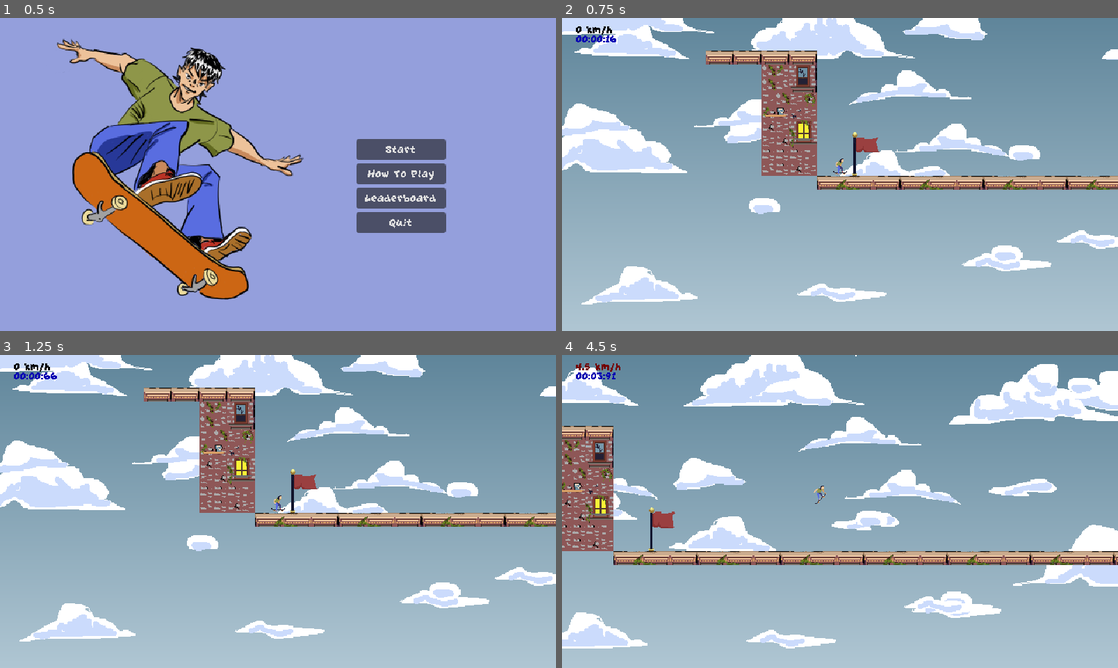
Above: before the commit, frames 1-4 (two rows, left to right).
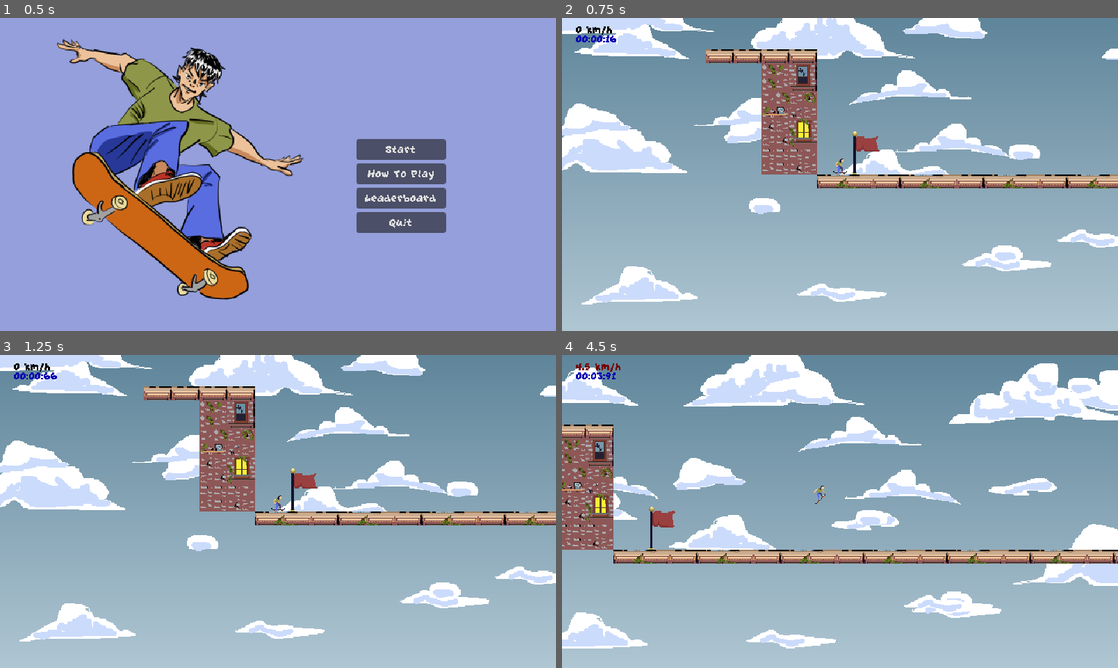
Above: after the commit, the same moments.

Repository: Minipeps/SpeedJam-8
Game: Godot game, scene res://Menus/MainMenu/MainMenu.tscn
Two runs of this game, one before a commit and one after it. Both use one fixed random seed, a clock stepped at 60 frames per second and the inputs below.
Inputs (mouse positions are in pixels of both pictures, inside the frame that each line leads up to):
- Up to frame 1 (0.5 s): no input
- Up to frame 2 (0.75 s): click "Start" at 0.5 s
- Up to frame 3 (1.25 s): no input
- Up to frame 4 (4.5 s): tap Enter (ui_accept) at 1.25, 1.52, 2.27, 3.77 s; move the mouse to (962, 495) at 1.27 s; hold Right (player_move_right) 1.28-2.03 s; tap C (display_end_screen_lose) at 1.35, 2.85, 4.35 s; move the mouse to (728, 527) at 2.02 s; hold Down (player_move_down) 2.03-2.78 s; tap X (display_end_screen_win) at 2.1, 3.6 s; move the mouse to (895, 442) at 2.77 s; hold Right (player_move_right) 2.78-3.53 s; move the mouse to (812, 574) at 3.52 s; hold Up (player_move_up) 3.53-4.28 s; move the mouse to (1006, 558) at 4.27 s; hold Left (player_move_left) from 4.28 s (still down)

Frame 1 is identical in both runs. In frame 2, 3.9% of the frame differs, in the area x 0-100%, y 0-74%; in frame 3, 3.9%; in frame 4, 5.2%, in the area x 0-100%, y 0-83%.

Commit message:
player: adjust collision shape

Diff:
--- a/2D/Player/Player2D.tscn
+++ b/2D/Player/Player2D.tscn
@@ -10,7 +10,7 @@
 
 [sub_resource type="CapsuleShape2D" id="CapsuleShape2D_75ww0"]
 radius = 8.0
-height = 22.0
+height = 20.0
 
 [sub_resource type="AtlasTexture" id="AtlasTexture_0ykgd"]
 atlas = ExtResource("2_wj8ju")
